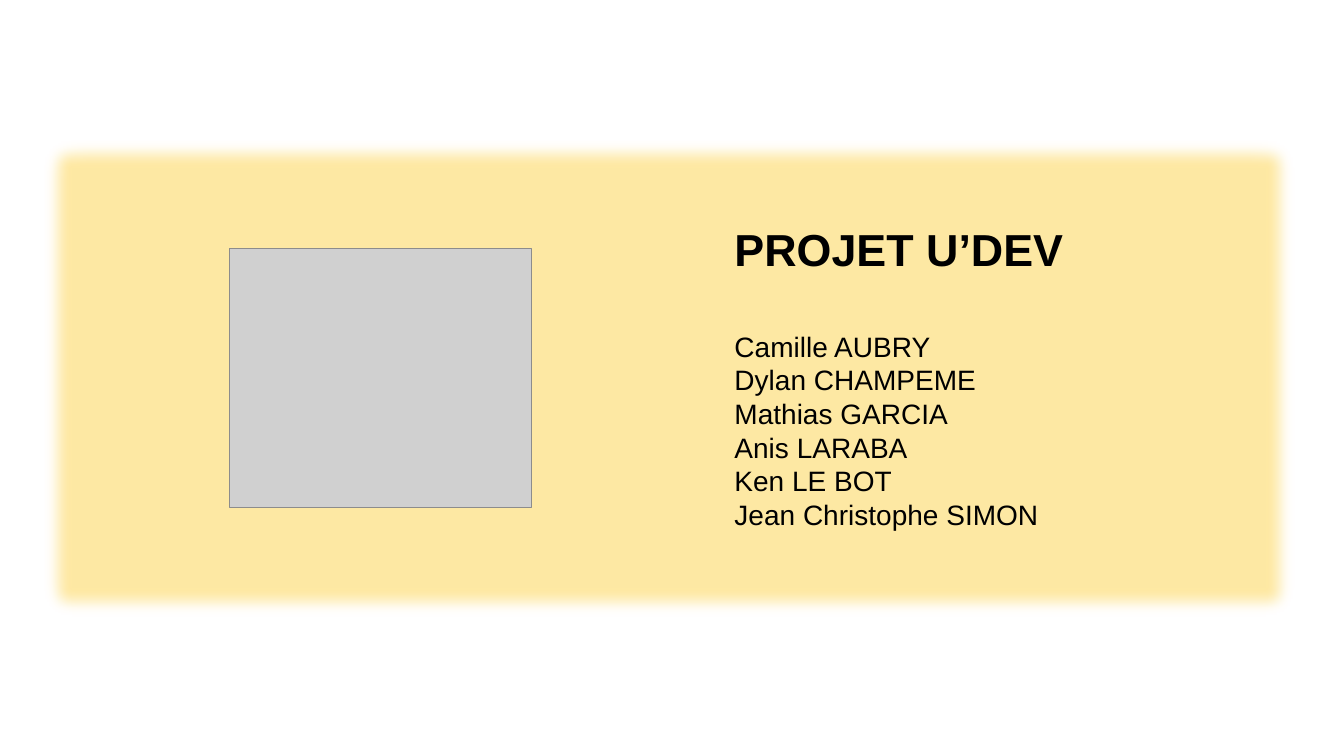
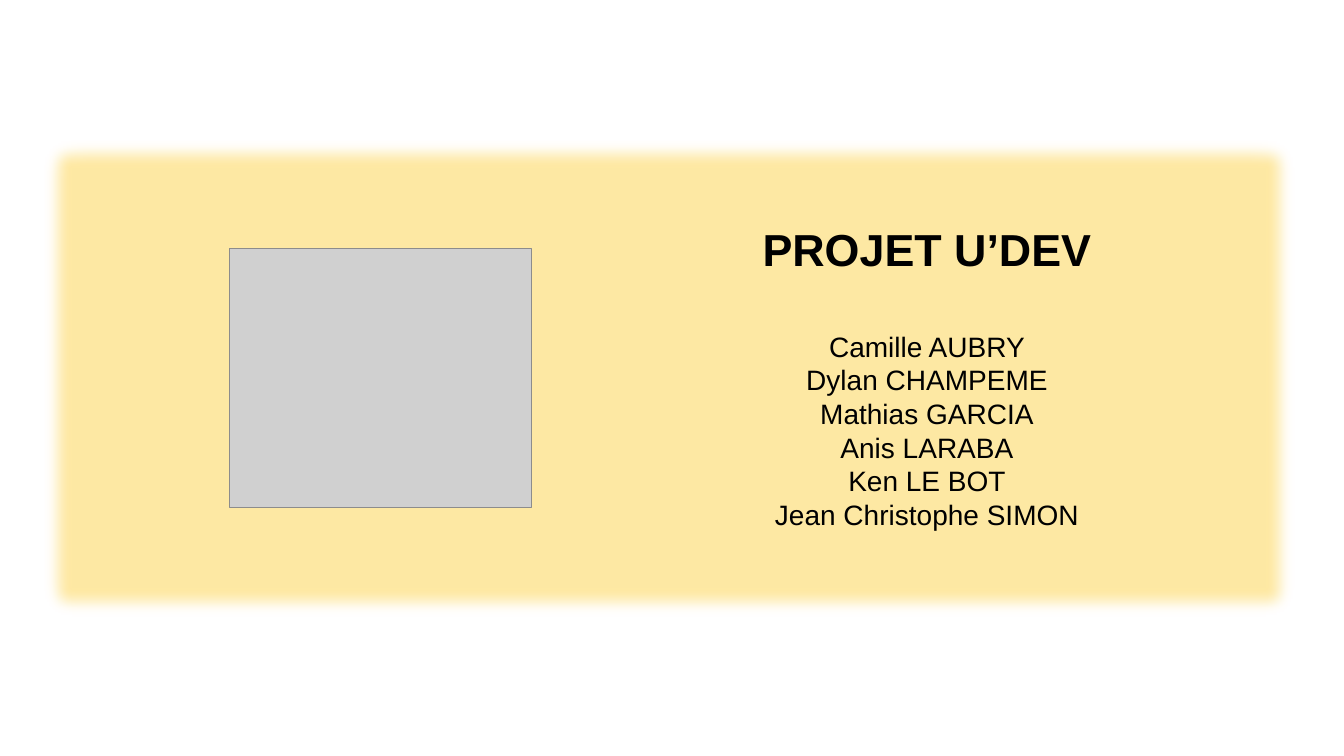
Before and after one commit to ChampemeDylan/UPOP, a slide deck: slide 1 of DIAPO.pptx. Drawn at 1344x756 pixels with LibreOffice and Linux fonts; fonts in the diff are those of the drawing; grey boxes stand for pictures; background and template pictures are left out. Boxes give left, top, right and bottom in pixels: in the first picture for what was removed or moved away, otherwise in the second. Text is boxed around its words. In the diff, an @@ line names an element or a change of style, - is before the commit and + after.

```diff
--- a/DIAPO.pptx
+++ b/DIAPO.pptx
@@ text "PROJET U’DEV" at (x1=763, y1=234, x2=1091, y2=530): alignment left to centre @@
```
Also in this commit, not shown: 1 other slide changed, 17 slides added, 1 slide removed.
